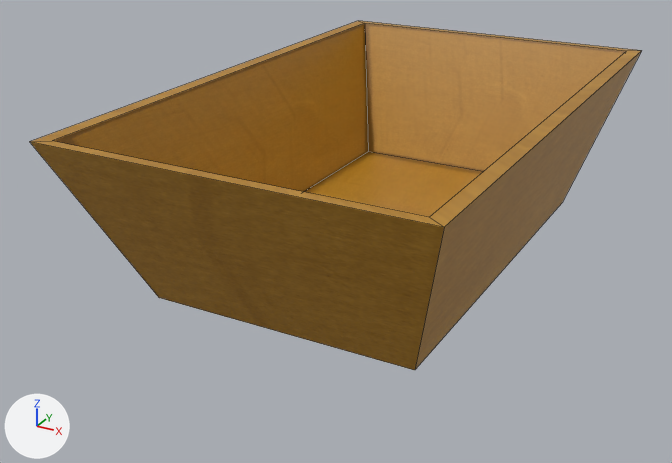
The FBX model Assets/Graphs/3D/box_mesh.fbx, before and after one commit.
Rendered twice from a 50 mm camera at (2.96, -6.16, 3.11) aimed at (-0.24, -0.35, 0.2). The axes (+X, +Y, +Z) are drawn at lower left. The lights are the same throughout. Mesh edges are drawn as thin lines. Where no turn or scale is listed for an object, it has been applied to the vertices.

The older version as bpy lines, for what is in view:
```python
me_cube = bpy.data.meshes.new('Cube')
me_cube.from_pydata(...)  # 16 vertices, 14 faces; spans x -1.39..1.39, y -2.22..2.22, z 0.0..1.28
me_cube.materials.append(mat_cardboard_1)  # picture img_texture_box_1_png
ob_cube = bpy.data.objects.new('Cube', me_cube)
ob_cube.location = (0.0, 0.0, 0.0)
```
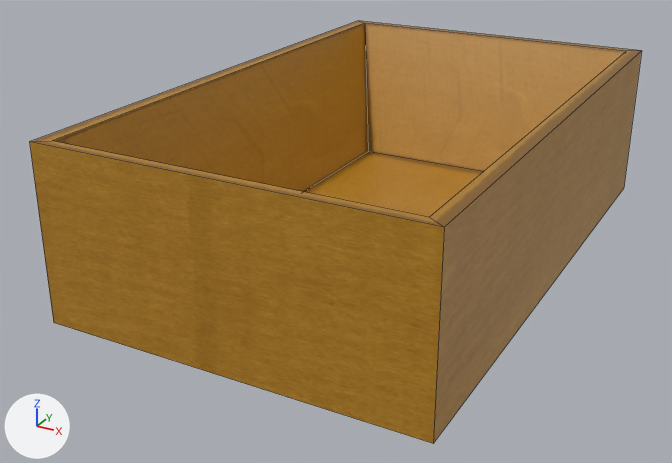
The change, as JSON lines over the scene's bpy script:
```json
{"block": "me_cube", "where": "# used by ob_cube; location = (0.0, 0.0, 0.0)"}
{"op": "remove", "block": "me_cube", "code": "me_cube.from_pydata(...)  # 16 vertices, 14 faces; spans x -1.39..1.39, y -2.22..2.22, z 0.0..1.28"}
{"op": "add", "block": "me_cube", "code": "me_cube.from_pydata(...)  # 16 vertices, 14 faces; spans x -1.4..1.4, y -2.22..2.22, z 0.0..1.28"}
{"block": "me_cube", "change": "me_cube part 1"}
{"op": "set", "path": "me_cube.vertices[1].co", "old": "(1.0, 1.59, 0.0)", "new": "(1.4, 2.22, 0.0)", "note": "pixel (562, 202) -> pixel (623, 188)"}
{"op": "set", "path": "me_cube.vertices[3].co", "old": "(1.0, -1.59, 0.0)", "new": "(1.4, -2.22, 0.0)", "note": "pixel (414, 370) -> pixel (433, 443)"}
{"op": "set", "path": "me_cube.vertices[5].co", "old": "(-1.0, 1.59, 0.0)", "new": "(-1.4, 2.22, 0.0)"}
{"op": "set", "path": "me_cube.vertices[7].co", "old": "(-1.0, -1.59, 0.0)", "new": "(-1.4, -2.22, 0.0)", "note": "pixel (159, 297) -> pixel (53, 322)"}
{"block": "me_cube", "change": "me_cube part 2: texture (UV) coordinates of 8 of 14 faces, centred in x -1.34..1.34, y -2.18..2.18, z 0.73..1.28, changed; they spanned u 0.0..1.0, v -0.02..1.01 and now span u 0.0..1.0, v -0.01..1.0"}
```

Where the change shows, as pixel boxes (x1, y1, x2, y2) in the pictures (672 x 463 px; the box of a moved part takes in the faces that stretch with it):
```json
{"object": "Cube", "change": "reshaped, surface changed", "before": [30, 21, 641, 370], "after": [30, 21, 642, 444], "on screen": "21% taller"}
{"part": 1, "of": "me_cube", "change": "moved or reshaped", "before": [30, 52, 641, 370], "after": [30, 51, 642, 444]}
{"part": 2, "of": "me_cube", "change": "surface changed", "before": [30, 21, 641, 227], "after": [30, 21, 641, 227]}
```
